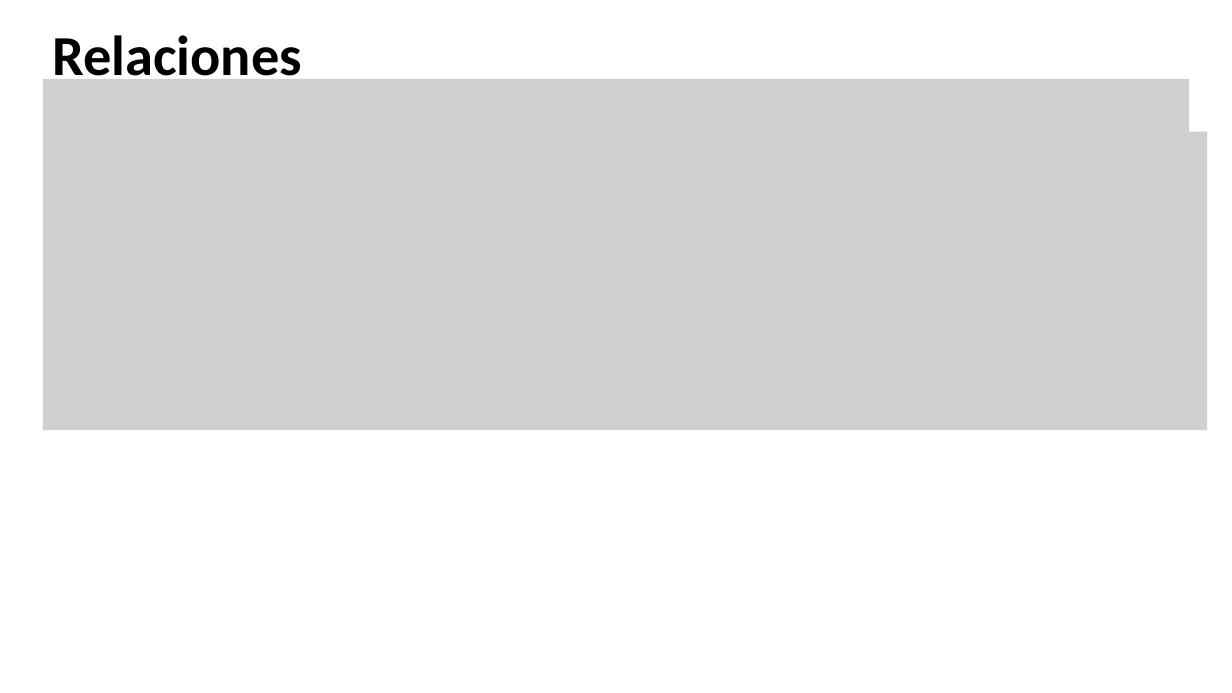
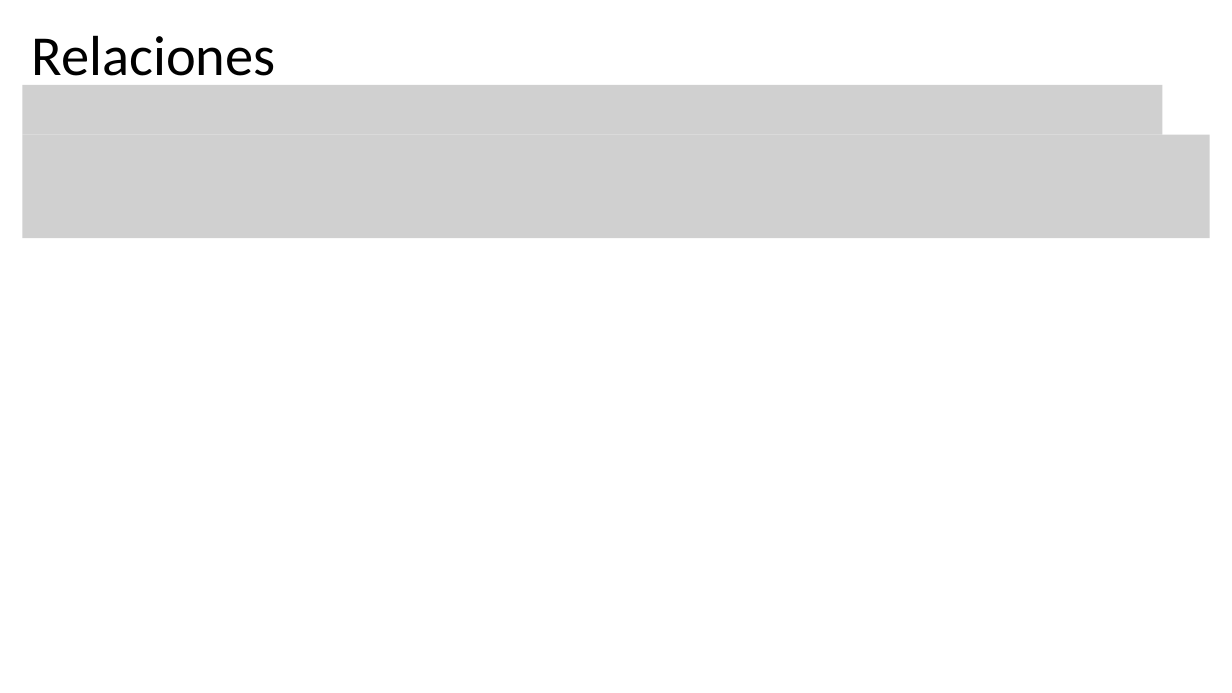
Before and after one commit to discretas1-udea/apuntes_clases_2026-2, a slide deck: slide 23 of clase-15/apuntes_clase15.pptx (slide 29 before the commit). Drawn at 1232x693 pixels with LibreOffice and Linux fonts; fonts in the diff are those of the drawing; grey boxes stand for pictures. Boxes give left, top, right and bottom in pixels: in the first picture for what was removed or moved away, otherwise in the second. Text is boxed around its words. In the diff, an @@ line names an element or a change of style, - is before the commit and + after.

```diff
--- a/clase-15/apuntes_clase15.pptx
+++ b/clase-15/apuntes_clase15.pptx
@@ title "Relaciones": place and size @@
-title "Relaciones" at (52,35,302,89)
+title "Relaciones" at (32,35,276,89)
@@ title "Relaciones" at (32,35,276,89): bold off @@
@@ picture: place and size @@
-picture at (43,79,1189,132)
+picture at (22,85,1163,135)
@@ picture added at (22,135,1210,238) @@
@@ picture removed at (43,131,1207,430) @@
```
Also in this commit, not shown: 27 other slides changed, 5 slides added, 5 slides removed, 5 other files.
